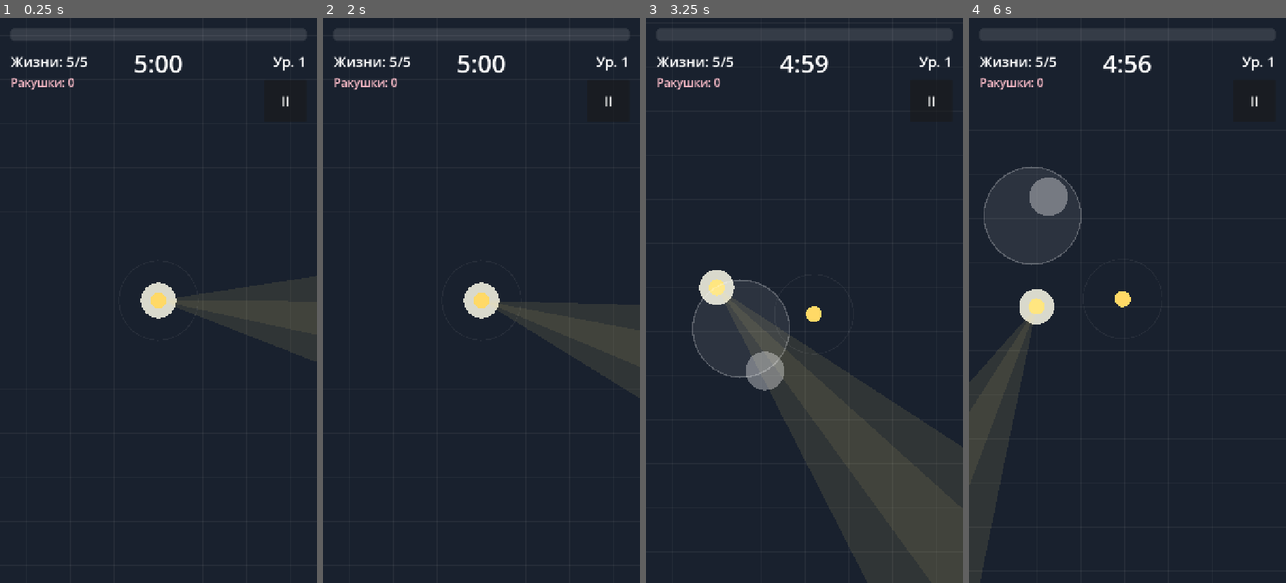
Above: before the commit, frames 1-4 (left to right).
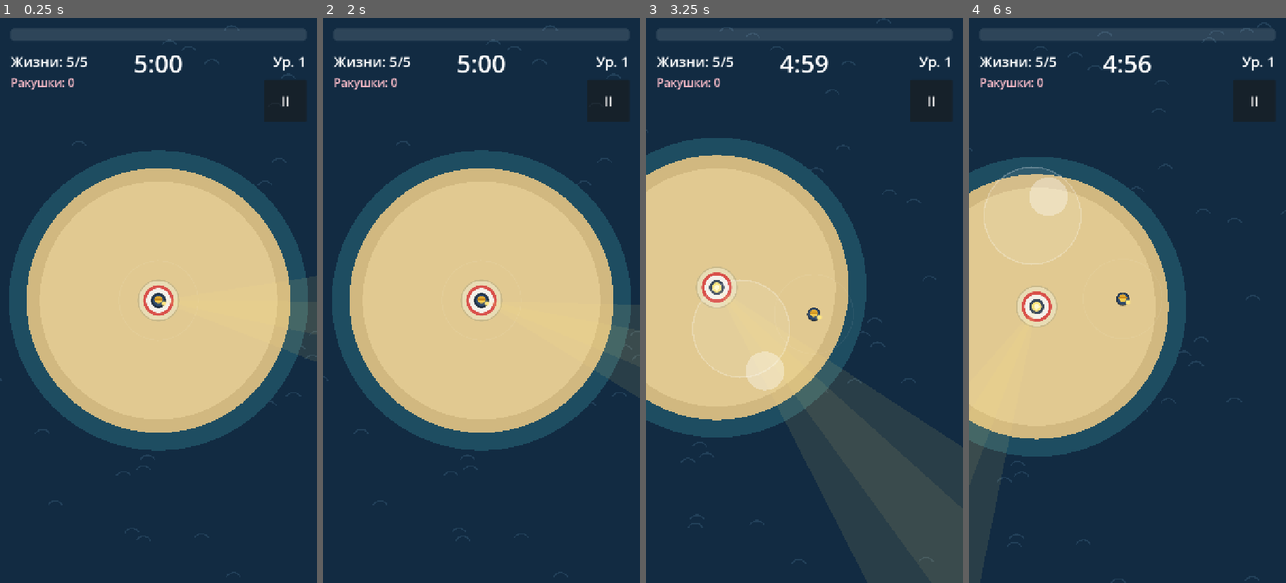
Above: after the commit, the same moments.

Repository: Kiryushaboy/last-lighthouse
Game: Godot game, scene res://scenes/main.tscn
Same seed, same stepped clock (60 frames per second), same inputs: the game is played once before the commit and once after it.
Inputs (mouse positions are in pixels of both pictures, inside the frame that each line leads up to):
- Up to frame 1 (0.25 s): no input
- Up to frame 2 (2 s): click "II" at 0.5 s; click "Начать заново" at 1.25 s
- Up to frame 3 (3.25 s): tap Enter at 2 s; move the mouse to (874, 272) at 2.02 s; hold Right (ui_right) 2.03-2.75 s; tap 1 at 2.1 s; click (874, 272) at 2.17 s; drag from (741, 328) to (788, 413) at 2.77 s
- Up to frame 4 (6 s): move the mouse to (1159, 176) at 3.52 s; hold Right (ui_right) 3.53-4.25 s; tap 1 at 3.6, 5.1 s; drag from (1111, 413) to (1032, 215) at 4.27 s; move the mouse to (1222, 385) at 5.02 s; hold Left (ui_left) 5.03-5.75 s; drag from (1032, 215) to (1079, 159) at 5.77 s

The runs differ from the first frame. In frame 1, 39% of the frame differs, in the area x 0-100%, y 1-99%; in frame 2, 39%; in frame 3, 31%; in frame 4, 31%.

Commit message:
Рисованные спрайты вместо кружков, новая арена
Co-Authored-By: Claude Opus 5.5 <noreply@anthropic.com>
Claude-Session: https://claude.ai/code/session_01CyYNuSDLWbwWGusUQeB7SJ

Diff:
--- /dev/null
+++ b/art/sprites/boss.svg
@@ -0,0 +1,13 @@
+<svg xmlns="http://www.w3.org/2000/svg" width="320" height="320" viewBox="0 0 320 320">
+  <g stroke="#a3204f" stroke-width="22" stroke-linecap="round" fill="none">
+    <path d="M110 200 q-40 40 -80 30"/><path d="M130 220 q-20 50 -50 80"/><path d="M160 226 q0 50 0 84"/>
+    <path d="M190 220 q20 50 50 80"/><path d="M210 200 q40 40 80 30"/><path d="M100 160 q-50 0 -80 -30"/>
+    <path d="M220 160 q50 0 80 -30"/><path d="M160 90 q0 -40 0 -70"/>
+  </g>
+  <ellipse cx="160" cy="160" rx="92" ry="84" fill="#d13a6e"/>
+  <ellipse cx="140" cy="120" rx="34" ry="20" fill="#e66a93"/>
+  <circle cx="126" cy="168" r="20" fill="#fff"/><circle cx="194" cy="168" r="20" fill="#fff"/>
+  <circle cx="130" cy="172" r="11" fill="#111"/><circle cx="190" cy="172" r="11" fill="#111"/>
+  <path d="M120 140 l26 12" stroke="#5a0f2a" stroke-width="8" stroke-linecap="round"/>
+  <path d="M200 140 l-26 12" stroke="#5a0f2a" stroke-width="8" stroke-linecap="round"/>
+</svg>
--- /dev/null
+++ b/art/sprites/crab.svg
@@ -0,0 +1,11 @@
+<svg xmlns="http://www.w3.org/2000/svg" width="80" height="80" viewBox="0 0 80 80">
+  <g stroke="#9e2a22" stroke-width="5" stroke-linecap="round" fill="none">
+    <path d="M22 46 L8 54"/><path d="M22 52 L10 64"/><path d="M58 46 L72 54"/><path d="M58 52 L70 64"/>
+    <path d="M24 34 L14 18"/><path d="M56 34 L66 18"/>
+  </g>
+  <circle cx="13" cy="15" r="8" fill="#e8584a"/><circle cx="67" cy="15" r="8" fill="#e8584a"/>
+  <ellipse cx="40" cy="44" rx="22" ry="17" fill="#e8584a"/>
+  <ellipse cx="40" cy="40" rx="14" ry="8" fill="#f4806f"/>
+  <circle cx="33" cy="30" r="4" fill="#fff"/><circle cx="47" cy="30" r="4" fill="#fff"/>
+  <circle cx="33" cy="30" r="2" fill="#111"/><circle cx="47" cy="30" r="2" fill="#111"/>
+</svg>
--- /dev/null
+++ b/art/sprites/gem.svg
@@ -0,0 +1,4 @@
+<svg xmlns="http://www.w3.org/2000/svg" width="32" height="40" viewBox="0 0 32 40">
+  <path d="M16 2 L30 20 L16 38 L2 20 Z" fill="#5cf29a"/>
+  <path d="M16 2 L22 20 L16 38 L10 20 Z" fill="#a8ffd0"/>
+</svg>
--- /dev/null
+++ b/art/sprites/harpoon.svg
@@ -0,0 +1,4 @@
+<svg xmlns="http://www.w3.org/2000/svg" width="40" height="16" viewBox="0 0 40 16">
+  <rect x="2" y="6" width="26" height="4" rx="2" fill="#cfd8dc"/>
+  <path d="M26 2 L38 8 L26 14 L29 8 Z" fill="#9fe6ff"/>
+</svg>
--- /dev/null
+++ b/art/sprites/ink.svg
@@ -0,0 +1,5 @@
+<svg xmlns="http://www.w3.org/2000/svg" width="36" height="36" viewBox="0 0 36 36">
+  <circle cx="18" cy="18" r="13" fill="#6b3fa0"/>
+  <circle cx="8" cy="10" r="4" fill="#6b3fa0"/><circle cx="29" cy="27" r="3" fill="#6b3fa0"/>
+  <circle cx="14" cy="13" r="4" fill="#a57be0" opacity="0.7"/>
+</svg>
--- /dev/null
+++ b/art/sprites/jellyfish.svg
@@ -0,0 +1,7 @@
+<svg xmlns="http://www.w3.org/2000/svg" width="72" height="88" viewBox="0 0 72 88">
+  <g stroke="#b48cff" stroke-width="4" stroke-linecap="round" fill="none" opacity="0.85">
+    <path d="M20 44 q-4 12 2 22 q4 10 -2 18"/><path d="M36 46 q4 14 -2 24 q-3 8 2 14"/><path d="M52 44 q4 12 -2 22 q-4 10 2 18"/>
+  </g>
+  <path d="M6 44 a30 30 0 0 1 60 0 q-8 6 -15 0 q-7 6 -15 0 q-8 6 -15 0 q-7 6 -15 0z" fill="#c4a3ff"/>
+  <ellipse cx="28" cy="24" rx="9" ry="6" fill="#fff" opacity="0.45"/>
+</svg>
--- /dev/null
+++ b/art/sprites/lighthouse.svg
@@ -0,0 +1,9 @@
+<svg xmlns="http://www.w3.org/2000/svg" width="200" height="200" viewBox="0 0 200 200">
+  <circle cx="100" cy="100" r="92" fill="#e8dcb5"/>
+  <circle cx="100" cy="100" r="92" fill="none" stroke="#c9b98a" stroke-width="6"/>
+  <circle cx="100" cy="100" r="62" fill="#f4f1ea"/>
+  <circle cx="100" cy="100" r="62" fill="none" stroke="#d9504a" stroke-width="14"/>
+  <circle cx="100" cy="100" r="34" fill="#3b4a5c"/>
+  <circle cx="100" cy="100" r="22" fill="#ffe680"/>
+  <circle cx="100" cy="100" r="12" fill="#fff8d0"/>
+</svg>
--- /dev/null
+++ b/art/sprites/player.svg
@@ -0,0 +1,10 @@
+<svg xmlns="http://www.w3.org/2000/svg" width="96" height="96" viewBox="0 0 96 96">
+  <circle cx="48" cy="52" r="30" fill="#000" opacity="0.25"/>
+  <circle cx="48" cy="48" r="28" fill="#2f4a6b"/>
+  <circle cx="48" cy="48" r="28" fill="none" stroke="#1b2c40" stroke-width="4"/>
+  <circle cx="48" cy="44" r="17" fill="#f2c94c"/>
+  <path d="M31 44 a17 17 0 0 1 34 0 z" fill="#e0a82e"/>
+  <rect x="28" y="40" width="40" height="6" rx="3" fill="#c98a1a"/>
+  <circle cx="72" cy="62" r="9" fill="#ffe680"/>
+  <circle cx="72" cy="62" r="14" fill="#ffe680" opacity="0.3"/>
+</svg>
--- /dev/null
+++ b/art/sprites/seashell.svg
@@ -0,0 +1,6 @@
+<svg xmlns="http://www.w3.org/2000/svg" width="40" height="40" viewBox="0 0 40 40">
+  <path d="M20 36 L4 14 Q20 0 36 14 Z" fill="#ffc2cf"/>
+  <g stroke="#d8899b" stroke-width="2.5" fill="none" stroke-linecap="round">
+    <path d="M20 36 L20 6"/><path d="M20 36 L11 9"/><path d="M20 36 L29 9"/><path d="M20 36 L6 15"/><path d="M20 36 L34 15"/>
+  </g>
+</svg>
--- /dev/null
+++ b/art/sprites/shell.svg
@@ -0,0 +1,6 @@
+<svg xmlns="http://www.w3.org/2000/svg" width="120" height="120" viewBox="0 0 120 120">
+  <circle cx="60" cy="64" r="52" fill="#000" opacity="0.25"/>
+  <circle cx="60" cy="60" r="52" fill="#d8c08c"/>
+  <path d="M60 60 m0 -40 a40 40 0 1 1 -28 12 a28 28 0 1 1 20 -6 a16 16 0 1 1 -10 8" fill="none" stroke="#9c8352" stroke-width="7" stroke-linecap="round"/>
+  <circle cx="60" cy="60" r="52" fill="none" stroke="#9c8352" stroke-width="5"/>
+</svg>
--- /dev/null
+++ b/art/sprites/squid.svg
@@ -0,0 +1,9 @@
+<svg xmlns="http://www.w3.org/2000/svg" width="88" height="96" viewBox="0 0 88 96">
+  <g stroke="#2aa3ad" stroke-width="6" stroke-linecap="round" fill="none">
+    <path d="M28 60 q-6 16 -14 26"/><path d="M38 62 q-2 16 -6 28"/><path d="M50 62 q2 16 6 28"/><path d="M60 60 q6 16 14 26"/>
+  </g>
+  <path d="M44 4 L70 34 Q74 60 44 66 Q14 60 18 34 Z" fill="#4fd1d9"/>
+  <path d="M44 4 L58 20 L30 20 Z" fill="#7fe3e8"/>
+  <circle cx="34" cy="44" r="6" fill="#fff"/><circle cx="54" cy="44" r="6" fill="#fff"/>
+  <circle cx="35" cy="45" r="3" fill="#111"/><circle cx="53" cy="45" r="3" fill="#111"/>
+</svg>
--- a/scenes/enemies/boss.tscn
+++ b/scenes/enemies/boss.tscn
@@ -1,6 +1,7 @@
-[gd_scene load_steps=3 format=3]
+[gd_scene load_steps=4 format=3]
 
 [ext_resource type="Script" path="res://scripts/enemies/boss.gd" id="1_script"]
+[ext_resource type="Texture2D" path="res://art/sprites/boss.svg" id="2_tex"]
 
 [sub_resource type="CircleShape2D" id="CircleShape2D_body"]
 radius = 56.0
@@ -9,6 +10,7 @@
 z_index = 1
 collision_layer = 2
 script = ExtResource("1_script")
+texture = ExtResource("2_tex")
 speed = 55.0
 max_hp = 220
 contact_damage = 2
--- a/scenes/enemies/crab.tscn
+++ b/scenes/enemies/crab.tscn
@@ -1,6 +1,7 @@
-[gd_scene load_steps=3 format=3]
+[gd_scene load_steps=4 format=3]
 
 [ext_resource type="Script" path="res://scripts/enemies/crab.gd" id="1_script"]
+[ext_resource type="Texture2D" path="res://art/sprites/crab.svg" id="2_tex"]
 
 [sub_resource type="CircleShape2D" id="CircleShape2D_body"]
 radius = 16.0
@@ -8,6 +9,7 @@
 [node name="Crab" type="Area2D"]
 collision_layer = 2
 script = ExtResource("1_script")
+texture = ExtResource("2_tex")
 
 [node name="CollisionShape2D" type="CollisionShape2D" parent="."]
 shape = SubResource("CircleShape2D_body")
--- a/scenes/enemies/jellyfish.tscn
+++ b/scenes/enemies/jellyfish.tscn
@@ -1,6 +1,7 @@
-[gd_scene load_steps=3 format=3]
+[gd_scene load_steps=4 format=3]
 
 [ext_resource type="Script" path="res://scripts/enemies/jellyfish.gd" id="1_script"]
+[ext_resource type="Texture2D" path="res://art/sprites/jellyfish.svg" id="2_tex"]
 
 [sub_resource type="CircleShape2D" id="CircleShape2D_body"]
 radius = 14.0
@@ -8,6 +9,7 @@
 [node name="Jellyfish" type="Area2D"]
 collision_layer = 2
 script = ExtResource("1_script")
+texture = ExtResource("2_tex")
 shell_chance = 0.08
 speed = 190.0
 max_hp = 1
--- a/scenes/enemies/shell.tscn
+++ b/scenes/enemies/shell.tscn
@@ -1,6 +1,7 @@
-[gd_scene load_steps=3 format=3]
+[gd_scene load_steps=4 format=3]
 
 [ext_resource type="Script" path="res://scripts/enemies/shell.gd" id="1_script"]
+[ext_resource type="Texture2D" path="res://art/sprites/shell.svg" id="2_tex"]
 
 [sub_resource type="CircleShape2D" id="CircleShape2D_body"]
 radius = 26.0
@@ -8,6 +9,7 @@
 [node name="Shell" type="Area2D"]
 collision_layer = 2
 script = ExtResource("1_script")
+texture = ExtResource("2_tex")
 shell_chance = 0.5
 speed = 55.0
 max_hp = 12
--- a/scenes/enemies/squid.tscn
+++ b/scenes/enemies/squid.tscn
@@ -1,6 +1,7 @@
-[gd_scene load_steps=3 format=3]
+[gd_scene load_steps=4 format=3]
 
 [ext_resource type="Script" path="res://scripts/enemies/squid.gd" id="1_script"]
+[ext_resource type="Texture2D" path="res://art/sprites/squid.svg" id="2_tex"]
 
 [sub_resource type="CircleShape2D" id="CircleShape2D_body"]
 radius = 18.0
@@ -8,6 +9,7 @@
 [node name="Squid" type="Area2D"]
 collision_layer = 2
 script = ExtResource("1_script")
+texture = ExtResource("2_tex")
 shell_chance = 0.25
 speed = 120.0
 max_hp = 4
--- a/scripts/arena.gd
+++ b/scripts/arena.gd
@@ -1,22 +1,37 @@
 extends Node2D
-## Рисует пол арены: сетку, границу и маяк в центре.
+## Рисует арену: море, волны, песчаный остров и маяк в центре.
 
 const RECT := Rect2(-900, -900, 1800, 1800)
-const CELL := 100.0
+const ISLAND_RADIUS := 300.0
+const LIGHTHOUSE := preload("res://art/sprites/lighthouse.svg")
+
+var _waves: Array[Vector2] = []
+
+
+func _ready() -> void:
+	# Расставляем волны один раз, со своим зерном — каждую ночь одинаково.
+	var rng := RandomNumberGenerator.new()
+	rng.seed = 42
+	for i in 140:
+		var p := Vector2(rng.randf_range(RECT.position.x, RECT.end.x), rng.randf_range(RECT.position.y, RECT.end.y))
+		if p.length() > ISLAND_RADIUS + 40.0:
+			_waves.append(p)
+
+
+func _process(_delta: float) -> void:
+	queue_redraw()
 
 
 func _draw() -> void:
-	draw_rect(RECT, Color(0.1, 0.13, 0.18))
-	var line := Color(1, 1, 1, 0.05)
-	var x := RECT.position.x
-	while x <= RECT.end.x:
-		draw_line(Vector2(x, RECT.position.y), Vector2(x, RECT.end.y), line, 2.0)
-		x += CELL
-	var y := RECT.position.y
-	while y <= RECT.end.y:
-		draw_line(Vector2(RECT.position.x, y), Vector2(RECT.end.x, y), line, 2.0)
-		y += CELL
+	draw_rect(RECT, Color(0.07, 0.17, 0.26))
+	var t := Time.get_ticks_msec() / 1000.0
+	for i in _waves.size():
+		var p := _waves[i] + Vector2(sin(t * 0.6 + i) * 10.0, 0)
+		draw_arc(p, 18.0, PI * 1.15, PI * 1.85, 8, Color(0.6, 0.85, 1.0, 0.12), 3.0)
+	# Отмель и песок.
+	draw_circle(Vector2.ZERO, ISLAND_RADIUS + 40.0, Color(0.12, 0.3, 0.38))
+	draw_circle(Vector2.ZERO, ISLAND_RADIUS, Color(0.82, 0.72, 0.5))
+	draw_circle(Vector2.ZERO, ISLAND_RADIUS - 30.0, Color(0.88, 0.79, 0.57))
 	draw_rect(RECT, Color(0.5, 0.7, 0.9, 0.5), false, 6.0)
-	# Маяк в центре. Луч рисует Beam.
-	draw_circle(Vector2.ZERO, 40.0, Color(0.85, 0.85, 0.8))
-	draw_circle(Vector2.ZERO, 18.0, Color(1.0, 0.9, 0.5))
+	var size := LIGHTHOUSE.get_size() * 0.5
+	draw_texture_rect(LIGHTHOUSE, Rect2(-size / 2.0, size), false)
--- a/scripts/bullet.gd
+++ b/scripts/bullet.gd
@@ -8,11 +8,14 @@
 var pierce := 0
 var lifetime := 1.0
 
+const TEXTURE := preload("res://art/sprites/harpoon.svg")
+
 var _spent := false
 
 
 func _ready() -> void:
 	area_entered.connect(_on_area_entered)
+	rotation = direction.angle()
 
 
 func _physics_process(delta: float) -> void:
@@ -34,4 +37,5 @@
 
 
 func _draw() -> void:
-	draw_circle(Vector2.ZERO, 6.0, Color(0.6, 0.9, 1.0))
+	var size := TEXTURE.get_size() * 0.5
+	draw_texture_rect(TEXTURE, Rect2(-size / 2.0, size), false)
--- a/scripts/enemies/boss.gd
+++ b/scripts/enemies/boss.gd
@@ -83,6 +83,18 @@
 		_slam_pos = target.global_position
 
 
+func _draw_texture() -> void:
+	var k := 1.0
+	if _barrage_warning >= 0.0:
+		k = 0.85 + 0.15 * sin(_barrage_warning * 30.0)
+	var size := texture.get_size() * 0.5 * texture_scale * k
+	var tint := Color(0.8, 0.6, 1.0) if _barrage_warning >= 0.0 else Color.WHITE
+	draw_texture_rect(texture, Rect2(-size / 2.0, size), false, tint)
+	if _flash > 0.0:
+		draw_circle(Vector2.ZERO, radius, Color(1, 1, 1, 0.4))
+	_draw_slam_warning()
+
+
 func _draw_body(c: Color) -> void:
 	# Во время подготовки залпа спрут сжимается и мигает.
 	var r := radius
@@ -96,7 +108,11 @@
 	draw_circle(Vector2(-18, -10), 8.0, Color.BLACK)
 	draw_circle(Vector2(18, -10), 8.0, Color.BLACK)
 
-	# Предупреждение об ударе щупальцем рисуем в точке на полу.
+	_draw_slam_warning()
+
+
+## Предупреждение об ударе щупальцем рисуем в точке на полу.
+func _draw_slam_warning() -> void:
 	if _slam_warning >= 0.0:
 		var local := to_local(_slam_pos)
 		var k := _slam_warning / SLAM_WARN
--- a/scripts/enemies/enemy.gd
+++ b/scripts/enemies/enemy.gd
@@ -13,6 +13,8 @@
 @export var armor := 0  ## вычитается из каждого попадания, но урон не меньше 1
 @export var color := Color(0.9, 0.35, 0.3)
 @export var radius := 16.0
+@export var texture: Texture2D  ## картинка врага; без неё рисуется круг
+@export var texture_scale := 1.0
 
 var target: Node2D
 var beam: Beam
@@ -65,10 +67,21 @@
 
 
 func _draw() -> void:
-	_draw_body(Color.WHITE if _flash > 0.0 else color)
+	if texture:
+		_draw_texture()
+	else:
+		_draw_body(Color.WHITE if _flash > 0.0 else color)
 	if in_beam():
 		draw_arc(Vector2.ZERO, radius + 4.0, 0.0, TAU, 24, Color(1, 0.9, 0.5, 0.8), 2.0)
 
 
 func _draw_body(c: Color) -> void:
 	draw_circle(Vector2.ZERO, radius, c)
+
+
+## Картинка по центру; при попадании поверх неё короткая белая вспышка.
+func _draw_texture() -> void:
+	var size := texture.get_size() * 0.5 * texture_scale
+	draw_texture_rect(texture, Rect2(-size / 2.0, size), false)
+	if _flash > 0.0:
+		draw_circle(Vector2.ZERO, radius, Color(1, 1, 1, 0.6))
--- a/scripts/enemies/ink.gd
+++ b/scripts/enemies/ink.gd
@@ -1,6 +1,8 @@
 class_name Ink
 extends Area2D
 ## Клякса чернил кальмара. Ранит игрока при попадании.
+
+const TEXTURE := preload("res://art/sprites/ink.svg")
 
 var direction := Vector2.RIGHT
 var speed := 280.0
@@ -26,4 +28,5 @@
 
 
 func _draw() -> void:
-	draw_circle(Vector2.ZERO, 9.0, Color(0.55, 0.3, 0.75))
+	var size := TEXTURE.get_size() * 0.6
+	draw_texture_rect(TEXTURE, Rect2(-size / 2.0, size), false)
--- a/scripts/player.gd
+++ b/scripts/player.gd
@@ -7,6 +7,7 @@
 signal health_changed(hp: int, max_hp: int)
 
 const BULLET_SCENE := preload("res://scenes/bullet.tscn")
+const TEXTURE := preload("res://art/sprites/player.svg")
 
 # Характеристики. Улучшения меняют их во время забега.
 @export var speed := 260.0
@@ -112,6 +113,6 @@
 func _draw() -> void:
 	# Серый прототип: герой — просто круг. Мигает, пока неуязвим.
 	var blink := _invulnerable > 0.0 and int(_invulnerable * 20.0) % 2 == 0
-	var color := Color(1.0, 0.85, 0.4, 0.35 if blink else 1.0)
-	draw_circle(Vector2.ZERO, 18.0, color)
+	var size := TEXTURE.get_size() * 0.5
+	draw_texture_rect(TEXTURE, Rect2(-size / 2.0, size), false, Color(1, 1, 1, 0.35 if blink else 1.0))
 	draw_arc(Vector2.ZERO, pickup_radius, 0.0, TAU, 48, Color(1, 1, 1, 0.06), 2.0)
--- a/scripts/xp_gem.gd
+++ b/scripts/xp_gem.gd
@@ -4,6 +4,9 @@
 ## Лежит, пока игрок не подойдёт, потом летит к нему.
 
 signal collected(value: int)
+
+const GEM := preload("res://art/sprites/gem.svg")
+const SHELL := preload("res://art/sprites/seashell.svg")
 
 var value := 1
 var is_shell := false  ## ракушка для мастерской вместо опыта
@@ -26,11 +29,6 @@
 
 
 func _draw() -> void:
-	if is_shell:
-		draw_circle(Vector2.ZERO, 10.0, Color(1.0, 0.75, 0.8))
-		draw_arc(Vector2.ZERO, 6.0, 0.0, TAU, 16, Color(0.8, 0.45, 0.55), 2.0)
-		return
-	draw_colored_polygon(
-		PackedVector2Array([Vector2(0, -9), Vector2(7, 0), Vector2(0, 9), Vector2(-7, 0)]),
-		Color(0.4, 1.0, 0.6)
-	)
+	var tex: Texture2D = SHELL if is_shell else GEM
+	var size := tex.get_size() * 0.5
+	draw_texture_rect(tex, Rect2(-size / 2.0, size), false)
Not shown, added: art/sprites/boss.svg.import
Not shown, added: art/sprites/crab.svg.import
Not shown, added: art/sprites/gem.svg.import
Not shown, added: art/sprites/harpoon.svg.import
Not shown, added: art/sprites/ink.svg.import
Not shown, added: art/sprites/jellyfish.svg.import
Not shown, added: art/sprites/lighthouse.svg.import
Not shown, added: art/sprites/player.svg.import
Not shown, added: art/sprites/seashell.svg.import
Not shown, added: art/sprites/shell.svg.import
Not shown, added: art/sprites/squid.svg.import
